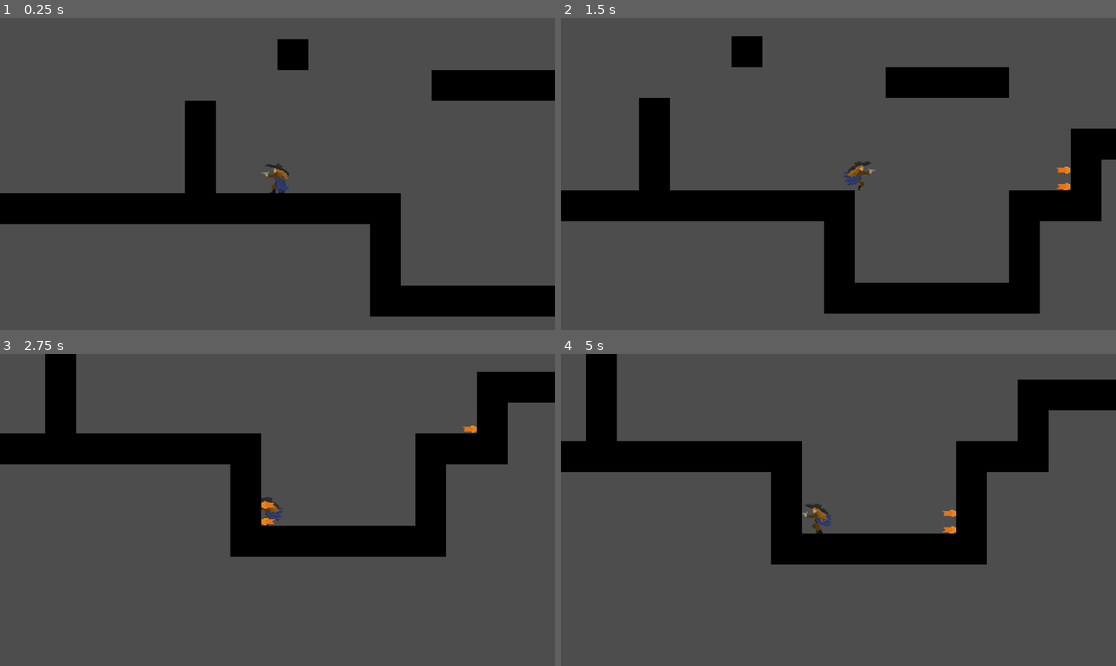
Above: before the commit, frames 1-4 (two rows, left to right).
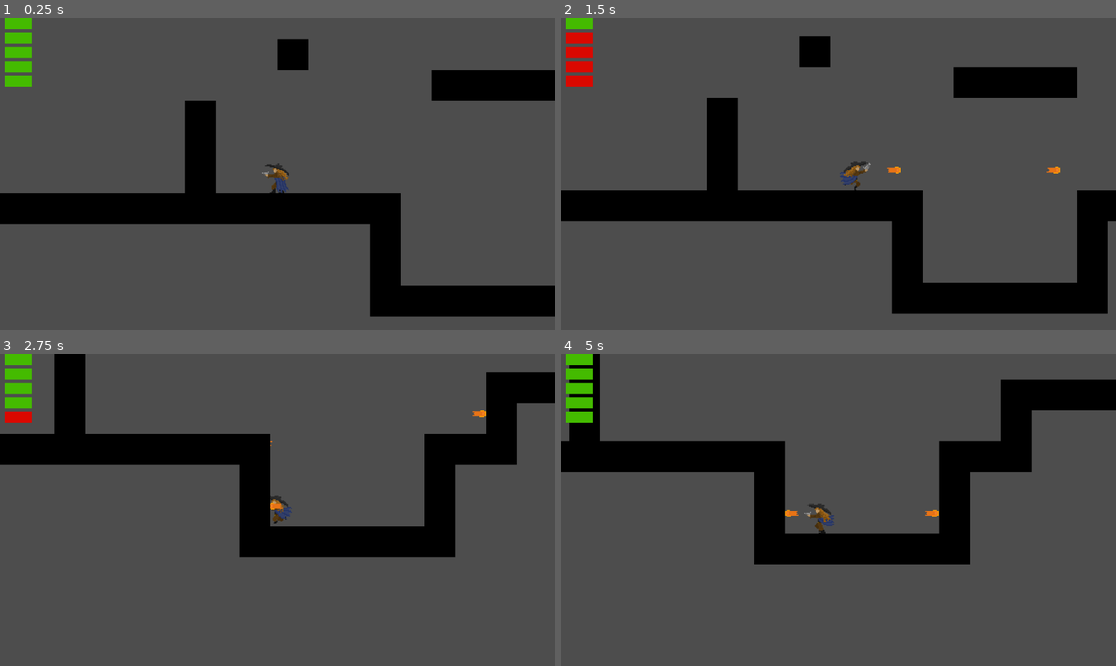
Above: after the commit, the same moments.

Repository: Luminescent-Cheese/crashed-metriodvania
Game: Godot game, scene res://game.tscn
The game is run twice, just before and just after one commit, with the same random seed, the same clock (stepped at 60 frames per second) and the same inputs.
Inputs (mouse positions are in pixels of both pictures, inside the frame that each line leads up to):
- Up to frame 1 (0.25 s): no input
- Up to frame 2 (1.5 s): move the mouse to (960, 158) at 0.52 s; press the mouse at (960, 158) at 0.53 s; hold D (right) from 0.53 s (still down); tap Space (jump) at 0.77 s; move the mouse to (727, 189) at 1.27 s; release the mouse at (727, 189) at 1.28 s; click (727, 189) at 1.35 s
- Up to frame 3 (2.75 s): tap Space (jump) at 1.52 s; move the mouse to (333, 441) at 2.02 s; release D (right) at 2.03 s; press the mouse at (333, 441) at 2.03 s; hold A (left) from 2.03 s (still down)
- Up to frame 4 (5 s): move the mouse to (810, 572) at 2.77 s; release A (left) at 2.78 s; release the mouse at (810, 572) at 2.78 s; hold D (right) 2.78-4.28 s; click (810, 572) at 2.85 s; tap Space (jump) at 3.02, 3.77, 4.52 s; move the mouse to (1005, 556) at 3.52 s; press the mouse at (1005, 556) at 3.53 s; move the mouse to (672, 463) at 4.27 s; release the mouse at (672, 463) at 4.28 s; hold A (left) from 4.28 s (still down); click (672, 463) at 4.35 s

The runs differ from the first frame. In frame 1, 0.9% of the frame differs, in the area x 0-6%, y 0-23%; in frame 2, 19%, in the area x 0-100%, y 0-95%; in frame 3, 4.9%; in frame 4, 7.2%.

Commit message:
Added very basic UI for the amount of ammo left

Diff:
--- /dev/null
+++ b/UI/ammo_counter.gd
@@ -0,0 +1,20 @@
+extends Control
+var AmmoUIPart = preload("res://UI/ammo_ui_part.tscn")
+
+var maxAmmo = 0
+var currentAmmo = 0
+
+func _load_Ammo_UI():
+	for i in range(maxAmmo):
+		var newAmmoUI = AmmoUIPart.instantiate()
+		newAmmoUI.name = "AmmoUIPart" + str(i)
+		newAmmoUI.position.y = i * 30
+		add_child(newAmmoUI)
+		print(get_children())
+
+func _process(delta: float) -> void:
+	for i in range(maxAmmo):
+		if currentAmmo > i:
+			get_node("AmmoUIPart" + str(i)).currentState = true
+		else:
+			get_node("AmmoUIPart" + str(i)).currentState = false
--- /dev/null
+++ b/UI/ammo_counter.tscn
@@ -0,0 +1,12 @@
+[gd_scene load_steps=2 format=3 uid="uid://p42oqkqpd4sa"]
+
+[ext_resource type="Script" uid="uid://bsnibn2pqjcnp" path="res://UI/ammo_counter.gd" id="1_uu1m0"]
+
+[node name="Ammo Counter" type="Control"]
+layout_mode = 3
+anchors_preset = 15
+anchor_right = 1.0
+anchor_bottom = 1.0
+grow_horizontal = 2
+grow_vertical = 2
+script = ExtResource("1_uu1m0")
--- /dev/null
+++ b/UI/ammo_ui_part.tscn
@@ -0,0 +1,10 @@
+[gd_scene load_steps=2 format=3 uid="uid://tea41pkk64y8"]
+
+[ext_resource type="Script" uid="uid://bght1xkq8jivp" path="res://UI/ammo_ui_state.gd" id="1_k5tjl"]
+
+[node name="AmmoUIPart" type="ColorRect"]
+offset_left = 10.0
+offset_top = 6.0
+offset_right = 66.0
+offset_bottom = 29.0
+script = ExtResource("1_k5tjl")
--- /dev/null
+++ b/UI/ammo_ui_state.gd
@@ -0,0 +1,8 @@
+extends ColorRect
+var currentState = true
+
+func _physics_process(delta: float) -> void:
+	if currentState:
+		color = Color(0.266, 0.734, 0.0, 1.0)
+	else:
+		color = Color(0.853, 0.033, 0.0, 1.0)
--- a/game.gd
+++ b/game.gd
@@ -1,7 +1,21 @@
 extends Node2D
-
+@onready var AmmoCounter = $"CanvasLayer/Ammo Counter"
+@onready var playerGun = $"Player/Arm"
 #slows the game by timescale and lasts for duration
 func frame_freeze(timescale: float, duration: float) -> void:
 	Engine.time_scale = timescale
 	await get_tree().create_timer(duration, true, false, true).timeout
 	Engine.time_scale = 1.0
+
+
+func _ready() -> void:
+	AmmoCounter.maxAmmo = playerGun.maxAmmo
+	AmmoCounter.currentAmmo = playerGun.currentAmmo
+	AmmoCounter._load_Ammo_UI()
+
+func _process(delta: float) -> void:
+	if Input.is_action_just_pressed("shoot"):
+		frame_freeze(0, 0.02)
+	#Temp solution to having UI display ammo proper
+	AmmoCounter.maxAmmo = playerGun.maxAmmo
+	AmmoCounter.currentAmmo = playerGun.currentAmmo
--- a/game.tscn
+++ b/game.tscn
@@ -1,8 +1,9 @@
-[gd_scene load_steps=6 format=4 uid="uid://p5aajw7ehfxg"]
+[gd_scene load_steps=7 format=4 uid="uid://p5aajw7ehfxg"]
 
 [ext_resource type="PackedScene" uid="uid://dtjjmbh6huaru" path="res://player/player.tscn" id="1_80nbo"]
 [ext_resource type="Script" uid="uid://c0p7ilmklsx40" path="res://game.gd" id="1_feb5d"]
 [ext_resource type="Texture2D" uid="uid://yj7fyrd18lwi" path="res://New Piskel (1).png" id="2_e2o6t"]
+[ext_resource type="PackedScene" uid="uid://p42oqkqpd4sa" path="res://UI/ammo_counter.tscn" id="4_fc0e3"]
 
 [sub_resource type="TileSetAtlasSource" id="TileSetAtlasSource_feb5d"]
 texture = ExtResource("2_e2o6t")
@@ -24,3 +25,7 @@
 [node name="Ground" type="TileMapLayer" parent="."]
 tile_map_data = PackedByteArray("AAD//wEAAQAAAAAAAAAAAAEAAQAAAAAAAAABAAEAAQAAAAAAAAACAAEAAQAAAAAAAAADAAEAAQAAAAAAAAD+/w …(1120 unchanged characters)…
 tile_set = SubResource("TileSet_fc0e3")
+
+[node name="CanvasLayer" type="CanvasLayer" parent="."]
+
+[node name="Ammo Counter" parent="CanvasLayer" instance=ExtResource("4_fc0e3")]
--- a/player/shoot.gd
+++ b/player/arm/shoot.gd
@@ -6,13 +6,13 @@
 @export var GunAnimationPlayer: AnimationPlayer
 
 @export var canShoot = true
-var maxAmmo = 1
+var maxAmmo = 5
 var recoil = 1000
 
 @onready var bulletSpawn = $ArmAnimations/bulletFirePoint
 var intendedDirection: String = "not"
 var currentDirection = 0
-var currentAmmo = 1
+var currentAmmo = 5
 var currentFacing = 1
 func _physics_process(delta: float) -> void:
 
--- a/player/player.gd
+++ b/player/player.gd
@@ -5,7 +5,7 @@
 var MAXSPEED = 800
 var gravity = 150
 var maxjumpHeight = 600
-var recoilStrength = 30
+var recoilStrength = 50
 var jumpTime = 30
 #controls how fast play loses speed when jumping
 var jumpDivision = 6.0
--- a/player/player.tscn
+++ b/player/player.tscn
@@ -3,7 +3,7 @@
 [ext_resource type="Script" uid="uid://c3rvuof8qkvnb" path="res://player/player.gd" id="1_g1dw6"]
 [ext_resource type="Texture2D" uid="uid://ccfmiuujohtta" path="res://player/Character Idle (2).png" id="1_rkbax"]
 [ext_resource type="Texture2D" uid="uid://cbwxvvtv0th5j" path="res://player/Character walking (1).png" id="2_g1dw6"]
-[ext_resource type="Script" uid="uid://b3cern3xe5l4f" path="res://player/shoot.gd" id="2_g6k8r"]
+[ext_resource type="Script" uid="uid://b3cern3xe5l4f" path="res://player/arm/shoot.gd" id="2_g6k8r"]
 [ext_resource type="Texture2D" uid="uid://c737gon4ejkx6" path="res://player/arm/Pistol Arm.png" id="2_qjkh3"]
 [ext_resource type="Texture2D" uid="uid://bnugscbaky8om" path="res://player/arm/Pistol spin.png" id="3_boad6"]
 [ext_resource type="Texture2D" uid="uid://cdsbyuwvah12x" path="res://player/Character fall (1).png" id="4_yw30f"]
@@ -1079,8 +1079,8 @@
 parameters/conditions/is_moving = false
 parameters/conditions/isn't_falling = false
 parameters/conditions/not_moving = false
-parameters/Falling/blend_position = 0
-parameters/Idle/blend_position = 0
+parameters/Falling/blend_position = 0.0
+parameters/Idle/blend_position = 0.0
 parameters/Jumping/blend_position = -0.99596
 parameters/Walk/blend_position = -0.986869
 
Not shown, added: UI/ammo_counter.gd.uid
Not shown, added: UI/ammo_ui_state.gd.uid
Renamed: player/shoot.gd.uid -> player/arm/shoot.gd.uid
